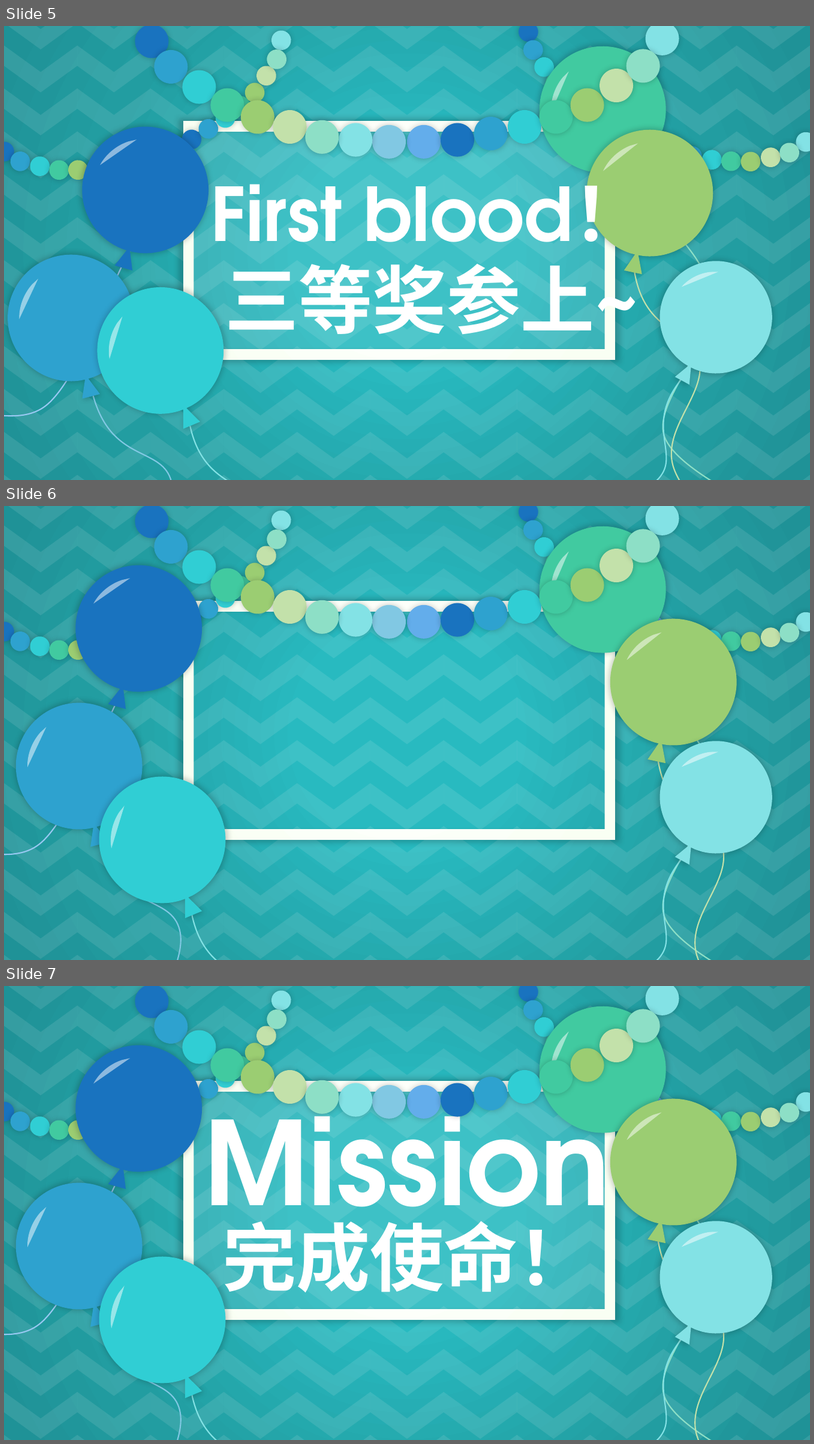
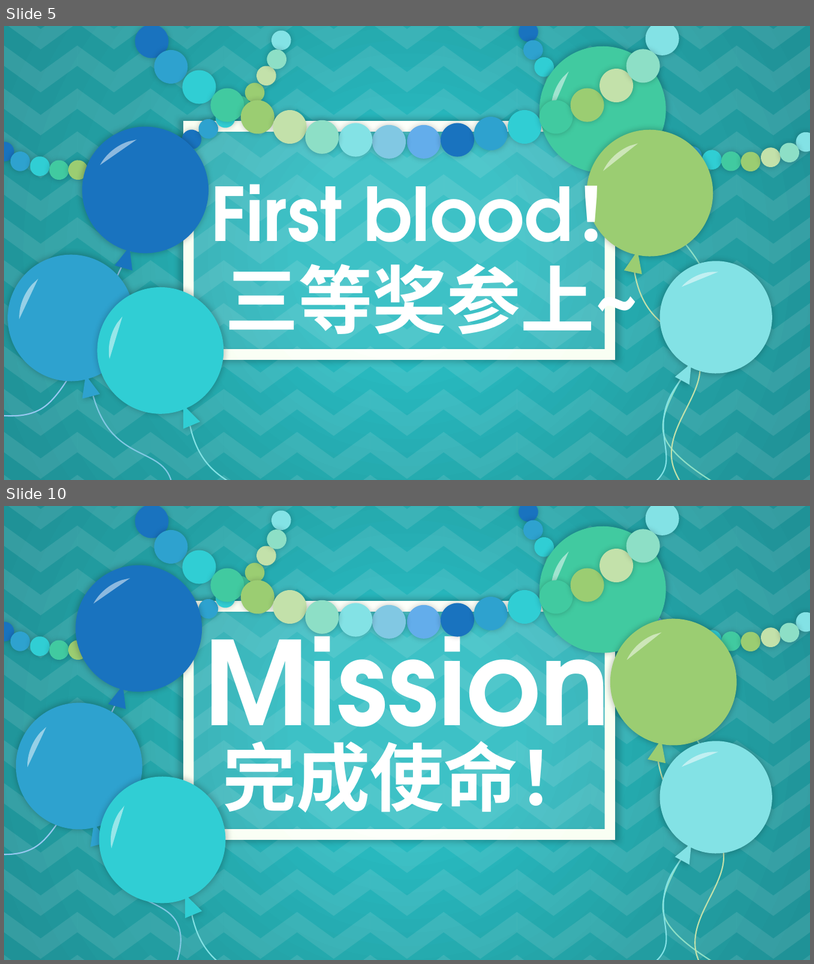
Before and after one commit to zhangzju/ExcelFixer, a slide deck: Main.pptx. Shown one above the other, each under a label of ours: slides 5, 6 and 7 before the commit, slides 5 and 10 after it; the slides between them are not shown. The pictures are 814x1444 and 814x964 pixels, drawn with LibreOffice and Linux fonts; fonts in the diff are those of the drawing. Boxes give left, top, right and bottom in pixels: in the first picture for what was removed or moved away, otherwise in the second. Text is boxed around its words. In the diff, an @@ line names an element or a change of style, - is before the commit and + after.

```diff
--- a/Main.pptx
+++ b/Main.pptx
@@ slide 6 removed at <box>4,506,810,960</box>, background gradient #28BAC0 to #229DA1 to #1F9297; not listed: 132 template elements that a slide beside it also shows @@
@@ freeform shape removed at <box>525,511,686,685</box> @@
@@ group removed at <box>4,507,294,663</box>: 18 ellipses @@
@@ group removed at <box>135,506,680,639</box>: 18 ellipses @@
@@ freeform shape removed at <box>56,550,216,723</box> @@
@@ freeform shape removed at <box>542,551,579,592</box> @@
@@ freeform shape removed at <box>93,571,131,612</box> @@
@@ frame removed at <box>183,601,615,840</box> @@
@@ freeform shape removed at <box>596,607,749,774</box> @@
@@ freeform shape removed at <box>627,626,662,666</box> @@
@@ group removed at <box>516,506,810,654</box>: 18 ellipses @@
@@ freeform shape removed at <box>626,666,770,960</box> @@
@@ freeform shape removed at <box>4,702,169,954</box> @@
@@ freeform shape removed at <box>4,689,161,860</box> @@
@@ freeform shape removed at <box>633,721,793,888</box> @@
@@ freeform shape removed at <box>19,727,55,768</box> @@
@@ freeform shape removed at <box>682,739,719,778</box> @@
@@ freeform shape removed at <box>80,757,252,939</box> @@
@@ freeform shape removed at <box>657,753,802,960</box> @@
@@ freeform shape removed at <box>98,805,138,849</box> @@
@@ freeform shape removed at <box>101,821,288,960</box> @@
@@ freeform shape removed at <box>471,855,772,960</box> @@
@@ freeform shape removed at <box>191,901,351,960</box> @@
@@ what was slide 7 is now slide 10 @@
```
Also in this commit, not shown: 1 slide changed, 4 slides added, 2 other slides removed, 1 other file.
